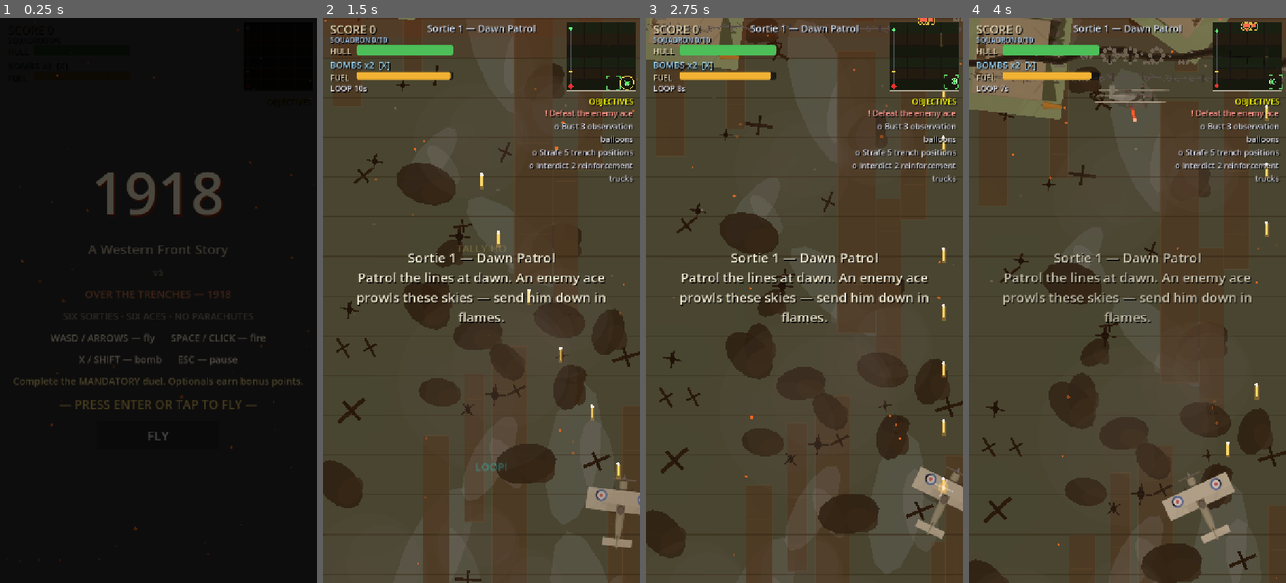
Above: before the commit, frames 1-4 (left to right).
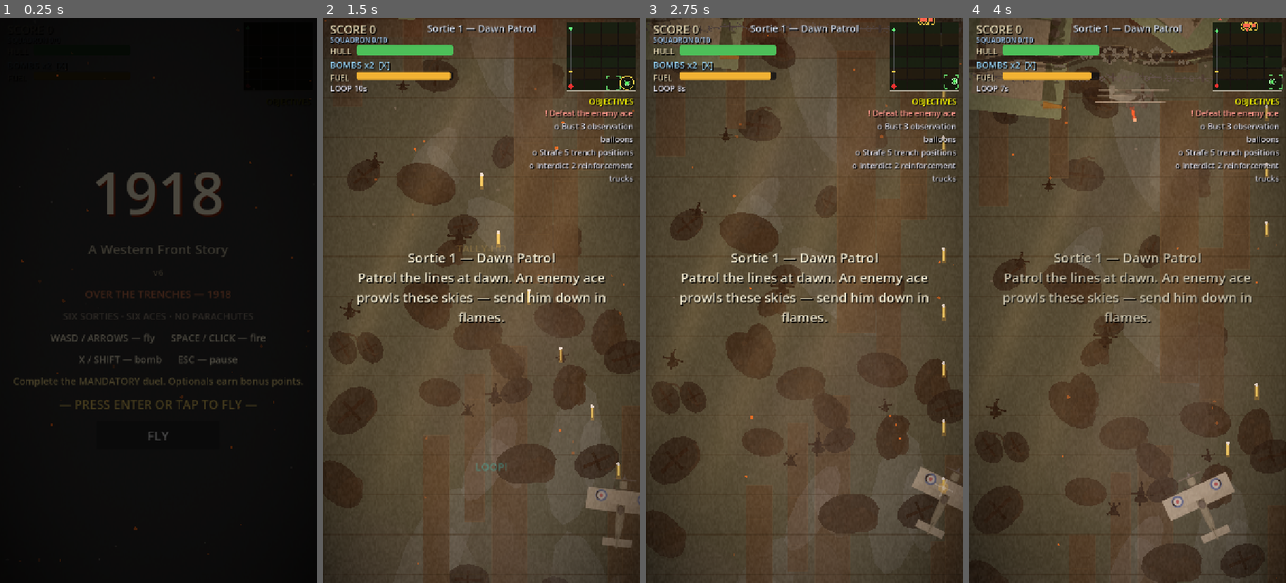
Above: after the commit, the same moments.

Repository: the-lucky-clover/1918-ace-of-aces
Game: Godot game, scene res://scenes/main.tscn
Same seed, same stepped clock (60 frames per second), same inputs: the game is played once before the commit and once after it.
Inputs (mouse positions are in pixels of both pictures, inside the frame that each line leads up to):
- Up to frame 1 (0.25 s): no input
- Up to frame 2 (1.5 s): tap Enter (start_game) at 0.5 s; move the mouse to (551, 272) at 0.52 s; hold Right (move_right) 0.53-1.25 s; hold Space (fire) 0.53-1.25 s; click (551, 272) at 0.67 s; drag from (418, 328) to (598, 515) at 1.27 s
- Up to frame 3 (2.75 s): move the mouse to (836, 176) at 2.02 s; hold Right (move_right) from 2.03 s (still down); hold Space (fire) from 2.03 s (still down); click (836, 176) at 2.17 s
- Up to frame 4 (4 s): release Right (move_right) at 2.75 s; release Space (fire) at 2.75 s; drag from (1111, 413) to (1263, 29) at 2.77 s; move the mouse to (1222, 385) at 3.52 s; hold Left (move_left) from 3.53 s (still down); hold Enter (start_game) from 3.53 s (still down); click (1222, 385) at 3.67 s; tap Space (fire) at 3.8 s

The runs differ from the first frame. In frame 2, 14% of the frame differs, in the area x 0-100%, y 0-100%; in frame 3, 15%; in frame 4, 14%.

Commit message:
v6: photorealism push — atmosphere rig, terrain truth, camera iron rule
- New scripts/atmosphere.gd: CanvasLayer 4 rig (film grain, vignette,
  haze bands, dawn/dusk light shafts, scorched-front gradient, storm
  grade). All textures precomputed once in _ready.
- sun.gd: deepened time-of-day grading (dawn gold, dusk blood).
- background.gd: layered churned mud, water-filled craters with rim
  light + dual glints, scorch gradient kind, stump root flare/char,
  wreckage scorch + bent-panel arcs.
- trench_segment.gd: lip-light sliver, duckboard treads, parapet
  drop shadows.
- cinematic.gd: strictly top-down audit — shadow squash removed
  (circular now), takeoff reel enriched (tire tracks, mowing stripes,
  bowser, AA pit, revetments, oil stains), farmland hedgerows + road.
- QA: atmosphere-wired, atmosphere-precompute, camera-iron-rule checks.
- BUILD-NOTES.md v6 section; honesty rule documented.

Diff:
--- /dev/null
+++ b/godot/scripts/atmosphere.gd
@@ -0,0 +1,168 @@
+extends Control
+## Screen-space atmosphere: film grain, vignette, drifting haze bands,
+## dawn/dusk light shafts, a scorched-front gradient, and a weather color
+## grade — the air itself over the Western Front.
+##
+## ALL procedural (textures generated once in _ready, then only cheap
+## transformed draws per frame). This is craft, not photography, and
+## nothing in the game claims otherwise.
+## Lives on CanvasLayer 4: above the mood tint (2), below the HUD (5) —
+## the world gets the mood, the UI stays clean and readable.
+
+var _grain_tex: Texture2D
+var _vign_tex: Texture2D
+var _haze_tex: Texture2D
+var _shaft_tex: Texture2D
+var _scorch_tex: Texture2D
+
+var _haze: Array = []          # {p, s, vx, a}
+var _shaft_alpha := 0.0        # 0 in daylight, ~0.10 at dawn/dusk
+var _scorch_alpha := 0.0       # theme-driven: the front is that way
+var _grade := Color(1, 1, 1, 0)
+var _t := 0.0
+var _grain_tick := 0
+var _grain_off := Vector2.ZERO
+
+
+func _ready() -> void:
+	randomize()
+	mouse_filter = Control.MOUSE_FILTER_IGNORE
+	_grain_tex = _make_grain()
+	_vign_tex = _make_vignette()
+	_haze_tex = _make_haze()
+	_shaft_tex = _make_shaft()
+	_scorch_tex = _make_scorch()
+	for i in 3:
+		_haze.append({
+			"p": Vector2(randf_range(0.0, 720.0), randf_range(0.0, 1280.0)),
+			"s": randf_range(520.0, 860.0),
+			"vx": randf_range(-7.0, 7.0),
+			"a": randf_range(0.05, 0.09),
+		})
+
+
+## Per-sortie setup: takeoff time drives the light shafts, the theme
+## drives the scorched-front gradient, the weather drives the grade.
+## Call AFTER the weather rig's setup() so Global.weather_kind is fresh.
+func setup(takeoff: String, theme: String) -> void:
+	var elev := Sun.elevation_for_takeoff(takeoff)
+	_shaft_alpha = lerpf(0.10, 0.0, clampf(elev / 0.35, 0.0, 1.0))
+	if theme in ["trenches", "nomansland"]:
+		_scorch_alpha = 0.22
+	elif theme in ["munitions_depot", "rail_yard"]:
+		_scorch_alpha = 0.10
+	else:
+		_scorch_alpha = 0.0
+	match Global.weather_kind:
+		"storm":
+			_grade = Color(0.72, 0.80, 1.0, 0.07)
+		"rain":
+			_grade = Color(0.78, 0.85, 1.0, 0.05)
+		_:
+			_grade = Color(1, 1, 1, 0)
+
+
+func _process(delta: float) -> void:
+	_t += delta
+	_grain_tick += 1
+	if _grain_tick % 3 == 0:
+		_grain_off = Vector2(randf_range(-3.0, 3.0), randf_range(-3.0, 3.0))
+	for h in _haze:
+		var p: Vector2 = h["p"]
+		p.x += float(h["vx"]) * delta
+		var s: float = h["s"]
+		if p.x < -s:
+			p.x = 720.0 + s
+		elif p.x > 720.0 + s:
+			p.x = -s
+		h["p"] = p
+	queue_redraw()
+
+
+func _draw() -> void:
+	var vsz := size
+	if vsz.x < 10.0:
+		return
+	# scorched-front gradient: the guns are that way (front-line themes)
+	if _scorch_alpha > 0.003:
+		draw_texture_rect(_scorch_tex, Rect2(0, 0, vsz.x, vsz.y * 0.62),
+			false, Color(1, 1, 1, _scorch_alpha))
+	# drifting haze bands: depth in the air
+	for h in _haze:
+		var p: Vector2 = h["p"]
+		var s: float = h["s"]
+		draw_texture_rect(_haze_tex, Rect2(p - Vector2(s, s) * 0.5, Vector2(s, s)),
+			false, Color(0.72, 0.76, 0.86, float(h["a"])))
+	# dawn/dusk light shafts, breathing almost imperceptibly
+	if _shaft_alpha > 0.004:
+		var shimmer := 0.85 + 0.15 * sin(_t * 0.6)
+		for i in 3:
+			var bx := vsz.x * (0.22 + 0.26 * float(i)) + sin(_t * 0.11 + float(i) * 2.1) * 30.0
+			var bw := 150.0 + 40.0 * float(i)
+			draw_set_transform(Vector2(bx, vsz.y * 0.42), 0.42, Vector2(bw / 128.0, 5.2))
+			draw_texture(_shaft_tex, Vector2(-64, -128),
+				Color(1.0, 0.85, 0.60, _shaft_alpha * shimmer))
+		draw_set_transform(Vector2.ZERO, 0.0, Vector2.ONE)
+	# vignette: the lens closes in, just a little
+	draw_texture_rect(_vign_tex, Rect2(Vector2.ZERO, vsz), false, Color(1, 1, 1, 0.55))
+	# film grain: one stretched field, jittered every third frame
+	draw_texture_rect(_grain_tex, Rect2(_grain_off, vsz), false, Color(1, 1, 1, 0.055))
+	# weather color grade washes everything last
+	if _grade.a > 0.003:
+		draw_rect(Rect2(Vector2.ZERO, vsz), _grade)
+
+
+# ------------------------------------------------- texture bakery ---
+# Everything below runs ONCE in _ready. Nothing regenerates per frame.
+
+
+func _make_grain() -> Texture2D:
+	var img := Image.create_empty(256, 256, false, Image.FORMAT_RGBA8)
+	for y in 256:
+		for x in 256:
+			var v := randi() % 256
+			img.set_pixel(x, y, Color8(v, v, v, 255))
+	return ImageTexture.create_from_image(img)
+
+
+func _make_vignette() -> Texture2D:
+	var img := Image.create_empty(256, 256, false, Image.FORMAT_RGBA8)
+	for y in 256:
+		for x in 256:
+			var uv := Vector2((float(x) / 255.0) * 2.0 - 1.0, (float(y) / 255.0) * 2.0 - 1.0)
+			var d := uv.length()
+			var a := pow(clampf((d - 0.62) / 0.75, 0.0, 1.0), 1.7)
+			img.set_pixel(x, y, Color(0, 0, 0, a))
+	return ImageTexture.create_from_image(img)
+
+
+func _make_haze() -> Texture2D:
+	var img := Image.create_empty(256, 256, false, Image.FORMAT_RGBA8)
+	for y in 256:
+		for x in 256:
+			var uv := Vector2((float(x) / 255.0) * 2.0 - 1.0, (float(y) / 255.0) * 2.0 - 1.0)
+			var a := pow(maxf(0.0, 1.0 - uv.length()), 2.4)
+			img.set_pixel(x, y, Color(1, 1, 1, a))
+	return ImageTexture.create_from_image(img)
+
+
+func _make_shaft() -> Texture2D:
+	var img := Image.create_empty(128, 256, false, Image.FORMAT_RGBA8)
+	for y in 256:
+		var v := float(y) / 255.0
+		var vf := pow(sin(PI * v), 0.7)
+		for x in 128:
+			var u := float(x) / 127.0
+			var beam := exp(-pow((u - 0.5) / 0.22, 2.0))
+			img.set_pixel(x, y, Color(1.0, 0.94, 0.82, beam * vf))
+	return ImageTexture.create_from_image(img)
+
+
+func _make_scorch() -> Texture2D:
+	var img := Image.create_empty(16, 256, false, Image.FORMAT_RGBA8)
+	for y in 256:
+		var v := float(y) / 255.0
+		var a := pow(clampf(1.0 - v / 0.62, 0.0, 1.0), 1.8) * 0.86
+		for x in 16:
+			img.set_pixel(x, y, Color(0, 0, 0, a))
+	return ImageTexture.create_from_image(img)
--- a/godot/scripts/background.gd
+++ b/godot/scripts/background.gd
@@ -80,8 +80,8 @@
 	# theme -> feature kind pool
 	const POOLS := {
 		"farmland": ["mud", "mud", "stump", "wreck", "road", "cloudwisp"],
-		"trenches": ["mud", "crater", "crater", "stump", "wreck", "road", "cloudwisp"],
-		"nomansland": ["crater", "crater", "mud", "stump", "wreck", "road", "cloudwisp"],
+		"trenches": ["mud", "crater", "crater", "scorch", "stump", "wreck", "road", "cloudwisp"],
+		"nomansland": ["crater", "crater", "scorch", "mud", "stump", "wreck", "road", "cloudwisp"],
 		"uboat_flotilla": ["wave", "wave", "wake", "cloudwisp"],
 		"uboat_base": ["wave", "wake", "penblock", "crane", "cloudwisp"],
 		"zeppelin_sheds": ["shed", "mast", "mud", "cloudwisp"],
@@ -130,16 +130,47 @@
 					_ellipse(p, 46.0 * s, 30.0 * s, Color(0.10, 0.085, 0.06, 0.85), it["r"])
 					_ellipse(p + Vector2(18, 10) * s, 26.0 * s, 18.0 * s,
 						Color(0.14, 0.115, 0.08, 0.8), -it["r"])
+					# churned flecks: clods of turned earth, deterministic from phase
+					var phm: float = it["ph"]
+					for k in 6:
+						var fa := phm + TAU * float(k) / 6.0
+						var fr := (18.0 + 16.0 * (0.5 + 0.5 * sin(phm * 3.0 + float(k) * 1.7))) * s
+						var fp := p + Vector2(cos(fa) * fr, sin(fa) * fr * 0.7)
+						var fsz := (2.2 + 2.4 * (0.5 + 0.5 * sin(phm * 5.0 + float(k) * 2.3))) * s
+						draw_circle(fp, fsz, Color(0.16, 0.13, 0.09, 0.7))
+				"scorch":
+					# scorched earth: a soft blackened patch where the guns have been
+					_ellipse(p, 95.0 * s, 62.0 * s, Color(0.055, 0.05, 0.045, 0.7), it["r"])
+					_ellipse(p + Vector2(22, 14) * s, 52.0 * s, 36.0 * s,
+						Color(0.04, 0.038, 0.034, 0.65), -it["r"])
 				"crater":
 					# blasted rim
 					_ellipse(p, 52.0 * s, 38.0 * s, Color(0.07, 0.06, 0.05, 0.9))
+					# sun-side rim light: the crater lip catching the sun
+					# (shadows point away from it, so the lit side faces -offset)
+					var so: Vector2 = Sun.shadow_offset
+					var sang := -PI * 0.5
+					if so.length() > 1.0:
+						sang = (-so).angle()
+					draw_arc(p, 46.0 * s, sang - 0.8, sang + 0.8, 12,
+						Color(0.55, 0.42, 0.28, 0.5), 3.0)
 					# stagnant water
 					_ellipse(p, 38.0 * s, 27.0 * s, Color(0.09, 0.11, 0.15, 0.95))
+					# sky sheen on the water: cooler, toward the top
+					_ellipse(p + Vector2(0, -9.0) * s, 28.0 * s, 16.0 * s,
+						Color(0.17, 0.21, 0.30, 0.45))
 					# firelight glint skimming the water
 					var g := 0.35 + 0.65 * (0.5 + 0.5 * sin(flick * 6.0 + it["ph"]))
 					_ellipse(p + Vector2(-10.0, -6.0) * s, 12.0 * s, 5.0 * s,
 						Color(1.0, 0.45, 0.12, 0.55 * g), 0.5)
+					# cool sky glint on the far side
+					var g2 := 0.35 + 0.65 * (0.5 + 0.5 * sin(flick * 4.0 - it["ph"]))
+					_ellipse(p + Vector2(11.0, 8.0) * s, 8.0 * s, 3.5 * s,
+						Color(0.65, 0.75, 0.95, 0.4 * g2), -0.5)
 				"stump":
+					# root flare where it meets the earth
+					_ellipse(p + Vector2(0, 10) * s, 13.0 * s, 6.5 * s,
+						Color(0.05, 0.04, 0.03, 0.9))
 					# shattered tree: splintered trunk + radiating shards
 					draw_line(p + Vector2(0, 10) * s, p + Vector2(0, -14) * s,
 						Color(0.06, 0.05, 0.04), 7.0 * s)
@@ -147,8 +178,12 @@
 						var a: float = float(it["r"]) + TAU * float(k) / 4.0
 						var tip := p + Vector2(cos(a), sin(a)) * 20.0 * s
 						draw_line(p, tip, Color(0.08, 0.065, 0.05), 3.5 * s)
+						# charred splinter tip
+						draw_circle(tip, 2.6 * s, Color(0.03, 0.025, 0.02, 0.95))
 					draw_circle(p, 7.0 * s, Color(0.05, 0.04, 0.035))
 				"wreck":
+					# scorch stain beneath the wreckage
+					_ellipse(p, 42.0 * s, 30.0 * s, Color(0.05, 0.045, 0.04, 0.7), it["r"])
 					# broken planks / wreckage
 					var a: float = it["r"]
 					draw_line(p - Vector2(cos(a), sin(a)) * 26.0 * s,
@@ -157,6 +192,9 @@
 					draw_line(p - Vector2(-sin(a), cos(a)) * 18.0 * s,
 						p + Vector2(-sin(a), cos(a)) * 18.0 * s,
 						Color(0.07, 0.055, 0.04), 5.0 * s)
+					# bent metal panel catching a little light
+					draw_arc(p + Vector2(12, -8) * s, 24.0 * s, a, a + 1.9, 10,
+						Color(0.14, 0.12, 0.09, 0.9), 4.0 * s)
 				"wave":
 					# wind-driven wave glints on open water
 					for k in 3:
--- a/godot/scripts/cinematic.gd
+++ b/godot/scripts/cinematic.gd
@@ -154,8 +154,9 @@
 
 
 func _draw_shadow(pos: Vector2, r: float, off: Vector2, alpha: float) -> void:
+	# strict top-down: shadows are circles offset in-plane by the sun angle.
 	var sp := _w2s(pos + off)
-	draw_set_transform(sp, 0.0, Vector2(r * _cam_z, r * 0.62 * _cam_z))
+	draw_set_transform(sp, 0.0, Vector2(r * _cam_z, r * _cam_z))
 	draw_circle(Vector2.ZERO, 1.0, Color(0, 0, 0, alpha))
 	draw_set_transform(Vector2.ZERO, 0.0, Vector2.ONE)
 
@@ -177,11 +178,35 @@
 
 
 func _draw_aerodrome_detail(c: Vector2, s: float) -> void:
+	# grass field: mowing stripes (alternating light/dark bands)
+	for ix in 10:
+		var shade := 0.16 if ix % 2 == 0 else 0.20
+		_draw_box(c + Vector2(-400 + ix * 80, 60), Vector2(80, 1040), Color(shade, shade + 0.045, shade * 0.62))
 	# runway strip (vertical dirt strip)
 	_draw_box(c + Vector2(0, 80), Vector2(90, 900), Color(0.34, 0.28, 0.18))
+	# tire tracks: two dark wheel lines along the strip
+	_draw_box(c + Vector2(-14, 80), Vector2(7, 880), Color(0.22, 0.18, 0.12, 0.85))
+	_draw_box(c + Vector2(14, 80), Vector2(7, 880), Color(0.22, 0.18, 0.12, 0.85))
 	# two hangar tents
 	_draw_box(c + Vector2(-140, -260), Vector2(120, 90), Color(0.24, 0.22, 0.17))
 	_draw_box(c + Vector2(140, -260), Vector2(120, 90), Color(0.24, 0.22, 0.17))
+	_draw_box(c + Vector2(-140, -260), Vector2(120, 90), Color(0.0, 0.0, 0.0, 0.25))  # tent shading
+	_draw_box(c + Vector2(140, -260), Vector2(120, 90), Color(0.0, 0.0, 0.0, 0.25))
+	# two small crew tents
+	_draw_box(c + Vector2(-235, -120), Vector2(44, 34), Color(0.36, 0.32, 0.24))
+	_draw_box(c + Vector2(235, -120), Vector2(44, 34), Color(0.36, 0.32, 0.24))
+	# fuel bowser: tank rect + wheels
+	var bp := _w2s(c + Vector2(-210, 170))
+	var be := Vector2(46, 20) * _cam_z * s
+	draw_rect(Rect2(bp - be * 0.5, be), Color(0.30, 0.26, 0.18))
+	draw_circle(bp + Vector2(-14 * _cam_z * s, 12 * _cam_z * s), 5.0 * _cam_z * s, Color(0.10, 0.10, 0.10))
+	draw_circle(bp + Vector2(14 * _cam_z * s, 12 * _cam_z * s), 5.0 * _cam_z * s, Color(0.10, 0.10, 0.10))
+	# AA sandbag pit: ring of dots
+	var pit := _w2s(c + Vector2(190, 250))
+	for ai in 12:
+		var a := TAU * float(ai) / 12.0
+		draw_circle(pit + Vector2(cos(a), sin(a)) * 22.0 * _cam_z * s, 4.0 * _cam_z * s, Color(0.38, 0.33, 0.24))
+	draw_circle(pit, 6.0 * _cam_z * s, Color(0.12, 0.12, 0.12))
 	# windsock: pole + orange sock
 	var wp := _w2s(c + Vector2(110, -60))
 	draw_line(wp, wp + Vector2(0, -46 * _cam_z * s), Color(0.4, 0.33, 0.22), 4.0 * _cam_z)
@@ -189,10 +214,18 @@
 		wp + Vector2(34 * _cam_z * s, -38 * _cam_z * s),
 		wp + Vector2(34 * _cam_z * s, -26 * _cam_z * s)])
 	draw_colored_polygon(sock_pts, Color(0.85, 0.45, 0.15))
+	# blast-pen revetments: U-shaped sandbag lines around two parked aircraft
+	for px in [-110.0, 110.0]:
+		var rp := _w2s(c + Vector2(px, 90))
+		var rr := 34.0 * _cam_z * s
+		draw_arc(rp, rr, 0.0, TAU, 24, Color(0.38, 0.33, 0.24), 5.0 * _cam_z * s)
 	# three parked SPADs
 	_plane(c + Vector2(-110, 60), 0.4, 0.32 * s)
 	_plane(c + Vector2(-60, 130), -0.3, 0.32 * s)
 	_plane(c + Vector2(110, 90), 2.8, 0.32 * s)
+	# oil stains near the parking area
+	draw_circle(_w2s(c + Vector2(-70, 190)), 7.0 * _cam_z * s, Color(0.08, 0.08, 0.08, 0.7))
+	draw_circle(_w2s(c + Vector2(90, 160)), 5.0 * _cam_z * s, Color(0.08, 0.08, 0.08, 0.7))
 
 
 func _draw_box(center: Vector2, ext: Vector2, col: Color) -> void:
@@ -213,6 +246,15 @@
 			if wy < -260.0 or wy > 1560.0:
 				continue
 			_draw_box(Vector2(wx + 90, wy + 110), Vector2(cw - 8, ch - 8), cols[(ix + iy) % 4])
+			# hedgerow border along the field edge
+			var hp0 := _w2s(Vector2(wx + 4, wy + 4))
+			var hp1 := _w2s(Vector2(wx + cw - 4, wy + 4))
+			draw_line(hp0, hp1, Color(0.10, 0.13, 0.06, 0.8), 3.0 * _cam_z)
+	# country road: pale strip crossing the fields diagonally (in-plane)
+	var rp0 := _w2s(Vector2(-90, scroll - 160.0))
+	var rp1 := _w2s(Vector2(630, scroll + 1560.0))
+	draw_line(rp0, rp1, Color(0.42, 0.36, 0.26), 14.0 * _cam_z)
+	draw_line(rp0, rp1, Color(0.30, 0.25, 0.18), 3.0 * _cam_z)
 
 
 func _draw_trench_band(wy: float) -> void:
--- a/godot/scripts/global.gd
+++ b/godot/scripts/global.gd
@@ -6,7 +6,7 @@
 const GAME_TITLE: String = "1918"
 const GAME_TAGLINE: String = "A Western Front Story"
 ## Holistic build version — bumped by bin/bump-version.sh with every work action.
-const VERSION: String = "5"
+const VERSION: String = "6"
 
 const VIEW_W: float = 720.0
 const VIEW_H: float = 1280.0
--- a/godot/scripts/main.gd
+++ b/godot/scripts/main.gd
@@ -12,6 +12,7 @@
 const AirfieldScript := preload("res://scripts/airfield.gd")
 const CinematicScript := preload("res://scripts/cinematic.gd")
 const WeatherScript := preload("res://scripts/weather.gd")
+const AtmosphereScript := preload("res://scripts/atmosphere.gd")
 
 var state: int = State.TITLE
 var sortie_index := 0
@@ -43,6 +44,7 @@
 var _cine: Control = null    # cinematic sequencer (takeoff / landing reels)
 var _cine_mode := ""         # "takeoff" | "landing"
 var _weather: Node2D = null  # per-sortie dynamic weather (wind/rain/storm)
+var _atmo: Control = null   # screen-space atmosphere (grain/vignette/haze)
 var still_t := 0.0           # camping clock: stillness feeds Archie's accuracy
 var _fade_tween: Tween = null  # flicker guard: one fade tween at a time
 
@@ -64,6 +66,16 @@
 	mood_rect.set_anchors_preset(Control.PRESET_FULL_RECT)
 	mood_rect.mouse_filter = Control.MOUSE_FILTER_IGNORE
 	mood_layer.add_child(mood_rect)
+	# screen-space atmosphere: film grain, vignette, haze, light shafts —
+	# below the HUD (5) so the world gets the mood and the UI stays clean
+	var atmo_layer := CanvasLayer.new()
+	atmo_layer.layer = 4
+	add_child(atmo_layer)
+	_atmo = AtmosphereScript.new()
+	_atmo.set_anchors_preset(Control.PRESET_FULL_RECT)
+	_atmo.mouse_filter = Control.MOUSE_FILTER_IGNORE
+	atmo_layer.add_child(_atmo)
+	_atmo.setup("12:00", "farmland")
 	# cinematic sequencer: full-screen overlay, above HUD (5), below fade (20)
 	var cine_layer := CanvasLayer.new()
 	cine_layer.layer = 8
@@ -184,6 +196,8 @@
 	# sun rig: shadows follow the sortie's takeoff time
 	Sun.shadow_offset = Sun.shadow_for_takeoff(String(s.get("takeoff", "12:00")))
 	mood_rect.color = Sun.mood_tint(String(s.get("takeoff", "12:00")))
+	# atmosphere rig: light shafts, scorch gradient, weather grade
+	_atmo.setup(String(s.get("takeoff", "12:00")), String(s["theme"]))
 	fuel_cd = 24.0
 	var hud := $HUDLayer
 	hud.set_sortie_name(String(s["name"]))
--- a/godot/scripts/sun.gd
+++ b/godot/scripts/sun.gd
@@ -43,17 +43,27 @@
 	ci.draw_colored_polygon(pts, Color(0.0, 0.0, 0.0, alpha))
 
 
+## 0 at dawn/dusk, 1 at midday — drives the atmosphere's light shafts.
+static func elevation_for_takeoff(t: String) -> float:
+	var parts := t.split(":")
+	if parts.size() < 2:
+		return 1.0
+	var mins := float(parts[0]) * 60.0 + float(parts[1])
+	var t01 := clampf((mins - 360.0) / 720.0, 0.0, 1.0)  # 06:00 -> 18:00
+	return sin(PI * t01)
+
+
 ## Subtle full-screen mood tint for a sortie's takeoff time: warm dawn,
-## neutral midday, blood-red dusk. Alpha stays low — mood, not washout.
+## neutral midday, blood-red dusk. Deepened in v6 — still mood, not washout.
 static func mood_tint(t: String) -> Color:
 	var parts := t.split(":")
 	if parts.size() < 2:
 		return Color(1, 1, 1, 0)
 	var mins := float(parts[0]) * 60.0 + float(parts[1])
 	var t01 := clampf((mins - 360.0) / 720.0, 0.0, 1.0)  # 06:00 -> 18:00
-	var dawn := Color(1.0, 0.55, 0.25, 0.10)
+	var dawn := Color(1.0, 0.52, 0.22, 0.16)
 	var noon := Color(1.0, 1.0, 1.0, 0.0)
-	var dusk := Color(0.9, 0.25, 0.15, 0.12)
+	var dusk := Color(0.92, 0.22, 0.12, 0.20)
 	if t01 < 0.5:
 		return dawn.lerp(noon, t01 * 2.0)
 	return noon.lerp(dusk, (t01 - 0.5) * 2.0)
--- a/godot/scripts/trench_segment.gd
+++ b/godot/scripts/trench_segment.gd
@@ -95,10 +95,28 @@
 func _draw() -> void:
 	var pal: Dictionary = ALLIED if faction == "allied" else GERMAN
 	var enemy_side := 1.0 if faction == "german" else -1.0
-	# trench: dark zigzag with a darker cut
+	# trench: dark zigzag with a darker cut; a sliver of lip light on the
+	# near edge first, so the cut reads as having real depth
 	if pts.size() > 1:
+		var lip := PackedVector2Array()
+		for p in pts:
+			lip.append(p + Vector2(0, -9.0))
+		draw_polyline(lip, Color(0.42, 0.38, 0.28, 0.5), 2.5)
 		draw_polyline(pts, pal["trench"], 17.0)
 		draw_polyline(pts, pal["trench_in"], 9.0)
+		# duckboards: plank treads across the trench floor
+		var di := 0
+		for p in pts:
+			if di % 4 == 1:
+				draw_line(p + Vector2(-6.5, 0), p + Vector2(6.5, 0),
+					Color(0.32, 0.26, 0.16, 0.75), 2.5)
+			di += 1
+	# sandbag parapet on the enemy-facing side, grounded by a drop shadow
+	var sh := PackedVector2Array()
+	for p in pts:
+		sh.append(p + Vector2(0, 17.0 * enemy_side))
+	if sh.size() > 1:
+		draw_polyline(sh, Color(0.02, 0.02, 0.02, 0.5), 8.0)
 	# sandbag parapet on the enemy-facing side
 	for p in pts:
 		var sp := p + Vector2(0, 12.0 * enemy_side)
Not shown, added: godot/scripts/atmosphere.gd.uid
Not shown, changed: 1918-ace-of-aces.html
Not shown, changed: CHANGELOG.md
Not shown, changed: QA/reports/2026-10-04.md
Not shown, changed: QA/run-nightly.sh
Not shown, changed: VERSION
Not shown, changed: godot/BUILD-NOTES.md
